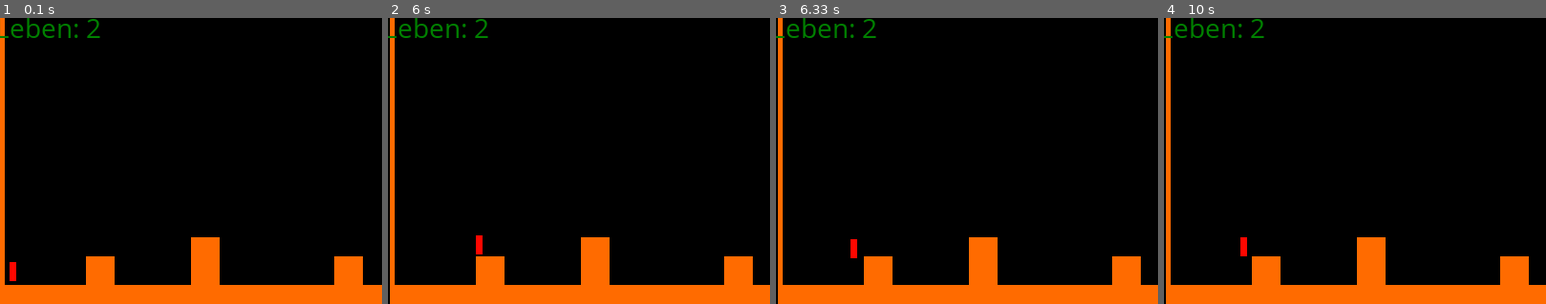
Above: before the commit, frames 1-4 (left to right).
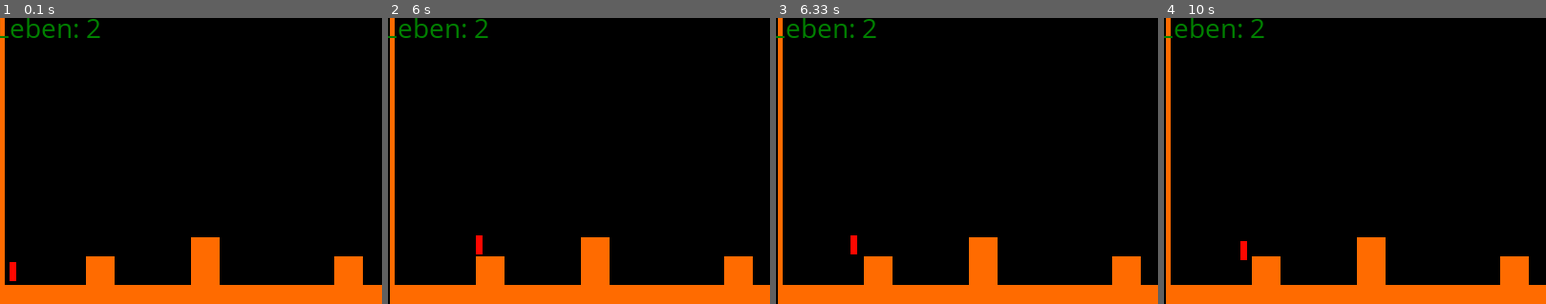
Above: after the commit, the same moments.

Repository: MetalsKiller64/py-games
Game: pygame game, started from sidescroller/sidescroller.py
Same seed, same stepped clock (60 frames per second), same inputs: the game is played once before the commit and once after it.
Inputs:
- Up to frame 1 (0.1 s): no input
- Up to frame 2 (6 s): tap Space at 0.33, 0.73, 1.03, 1.23, 1.53, 1.73, 2.03, 2.3, 2.63, 2.93, 3.07, 3.37, 3.73, 4.13, 4.43, 4.63, 4.93, 5.13, 5.43, 5.63, 5.93 s; hold Right 0.67-1.13 s; hold Right 1.17-1.63 s; hold Left 1.67-2.2 s; hold Down 2.23-2.53 s; hold Left 2.57-2.97 s; hold Right 3-3.63 s; hold Down 3.67-4.03 s; hold Left 4.07-4.53 s; hold Right 4.57-5.03 s; hold Right 5.07-5.53 s; hold Left from 5.57 s (still down)
- Up to frame 3 (6.33 s): release Left at 6.1 s; hold Down from 6.13 s (still down); tap Space at 6.2 s
- Up to frame 4 (10 s): release Down at 6.43 s; hold Left 6.47-6.87 s; tap Space at 6.53, 6.83, 6.97, 7.27, 7.63, 8.03, 8.33, 8.53, 8.83, 9.03, 9.33, 9.53, 9.83 s; hold Right 6.9-7.53 s; hold Down 7.57-7.93 s; hold Left 7.97-8.43 s; hold Right 8.47-8.93 s; hold Right 8.97-9.43 s; hold Left from 9.47 s (still down)

Frames 1-2 are identical in both runs. In frame 3, less than 0.1% of the frame differs, in the area x 19-22%, y 76-84%; in frame 4, less than 0.1%.

Commit message:
changed method of drawing player rect
- the previous way of drawing the player made it unable to leave the screen which led to inconsistency when touching the top of the screen by jumping
- added separate class for the hitbox

Diff:
--- a/sidescroller/sidescroller.py
+++ b/sidescroller/sidescroller.py
@@ -44,8 +44,7 @@
 		self.exit_reached = False
 
 	def draw(self, surface):
-		self.rect = self.rect.clamp(surface.get_rect())
-		surface.blit(self.image, self.rect)
+		pygame.draw.rect(surface, (255, 7, 0), self.rect)
 
 	def handle_phys(self):
 		if self.jumping:
@@ -106,11 +105,12 @@
 
 	def move(self, direction, speed = 1, force = False):
 		#print ("move "+direction)
-		print ("x: "+str(self.rect.x))
-		print ("level_pos_x: "+str(self.level_pos_x))
-		print ("y: "+str(self.rect.y))
-		print ("level_pos_y: "+str(self.level_pos_y))
-		print ("lh: "+str(level_height -100))
+		#print ("x: "+str(self.rect.x))
+		#print ("level_pos_x: "+str(self.level_pos_x))
+		#print ("y: "+str(self.rect.y))
+		#print ("hy: "+str(hitbox.rect.y))
+		#print ("level_pos_y: "+str(self.level_pos_y))
+		#print ("lh: "+str(level_height -100))
 		if direction == "left":
 			if self.stop_x_movement and not force:
 				return
@@ -151,6 +151,25 @@
 				#self.level_pos_y -= speed
 				hitbox.rect.y -= speed
 				sprites.update("move", ["up", speed])
+
+class hitbox_object(pygame.sprite.Sprite):
+	def __init__(self, x, y, width, height, color):
+		pygame.sprite.Sprite.__init__(self)
+		self.image = pygame.Surface([width, height])
+		self.image.fill(color)
+		self.color = color
+
+		self.rect = self.image.get_rect()
+		self.rect.x = x
+		self.rect.y = y
+		self.rect.width = width
+		self.rect.height = height
+		self.mask = pygame.mask.from_surface(self.image)
+		self.mask.fill()
+
+	def draw(self, surface):
+		pygame.draw.rect(surface, self.color, self.rect)
+
 
 class sprite_object(pygame.sprite.Sprite):
 	def __init__(self, x, y, width, height, color, invisible = False):
@@ -307,7 +326,8 @@
 #print (p.rect.x)
 print (p.level_pos_x)
 print (p.level_pos_y)
-hitbox = sprite_object(spawn_x-1, spawn_y-1, 10,24, (0, 0, 0), True)
+#hitbox = sprite_object(spawn_x-1, spawn_y-1, 10,24, (0, 0, 0), True)
+hitbox = hitbox_object(spawn_x-1, spawn_y-1, 9,22, (255, 255, 255))
 
 while not done:
 	for event in pygame.event.get():
